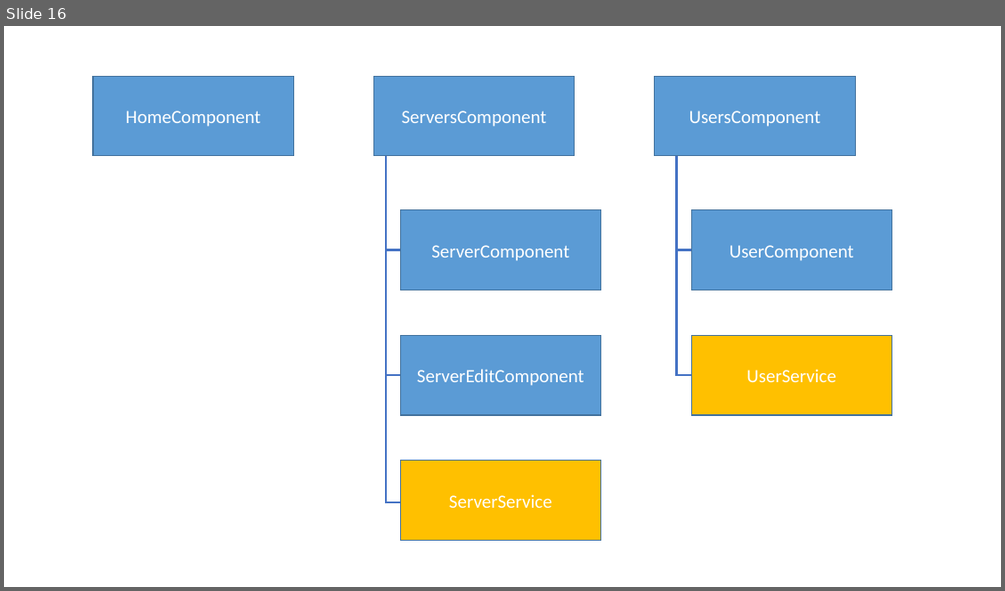
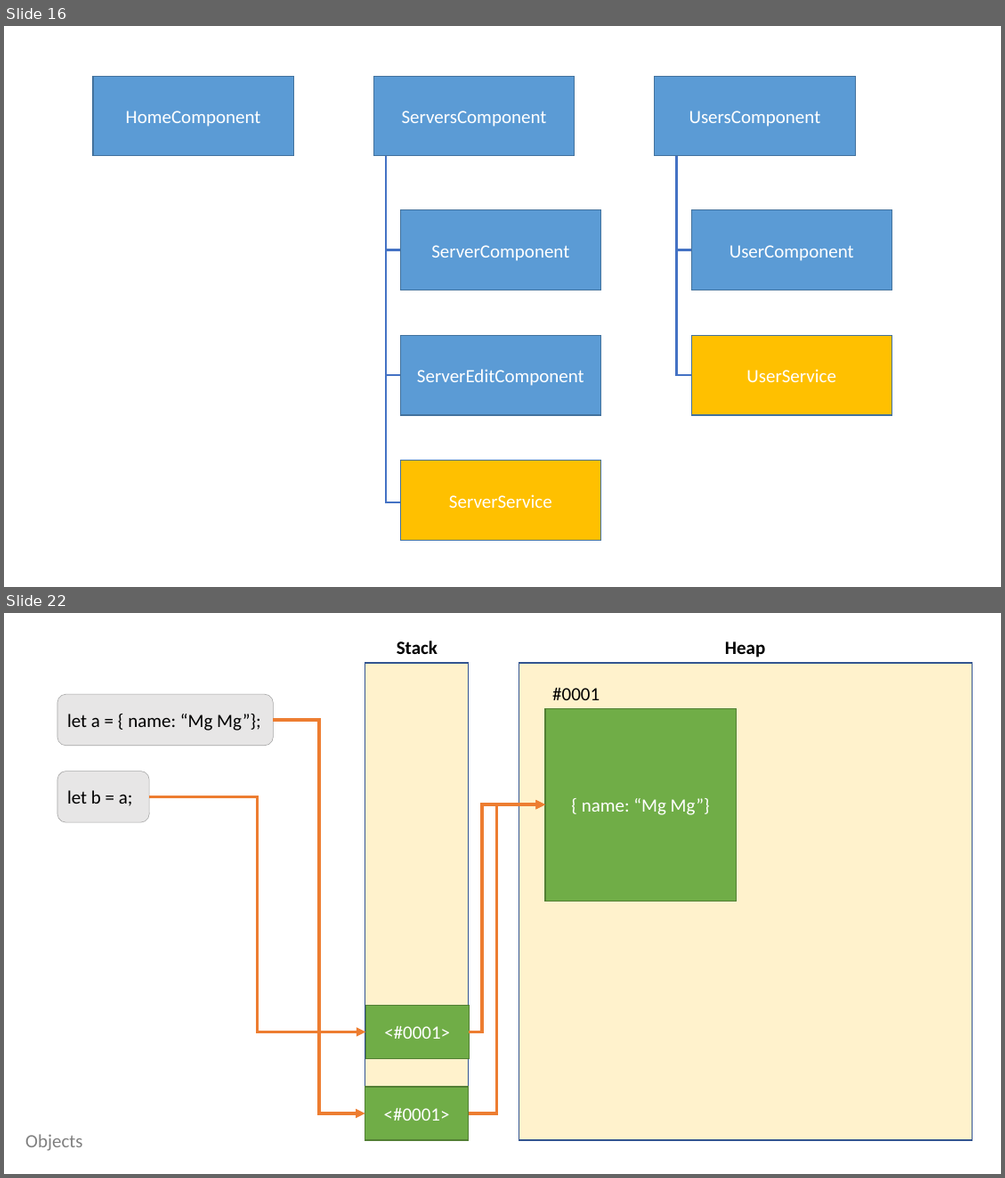
Before and after one commit to yeminko/angular-training, a slide deck: Resources/Notes.pptx. Shown one above the other, each under a label of ours: slide 16 before the commit, slides 16 and 22 after it; the slides between them are not shown. The pictures are 1005x591 and 1005x1178 pixels, drawn with LibreOffice and Linux fonts; fonts in the diff are those of the drawing. Boxes give left, top, right and bottom in pixels: in the first picture for what was removed or moved away, otherwise in the second. Text is boxed around its words. In the diff, an @@ line names an element or a change of style, - is before the commit and + after.

```diff
--- a/Resources/Notes.pptx
+++ b/Resources/Notes.pptx
@@ slide 22 added at (4, 613, 1001, 1174), background #FFFFFF @@
@@ rectangle added at (365, 663, 469, 1140), fill #FFF2CC, outline #325491 1 pt @@
@@ text added at (396, 641, 437, 654), 18 pt, text #000000, bold @@
+Stack
@@ rectangle added at (519, 663, 972, 1140), fill #FFF2CC, outline #325491 1 pt @@
@@ text added at (725, 641, 765, 657), 18 pt, text #000000, bold @@
+Heap
@@ text added at (552, 688, 599, 700), 18 pt, text #000000 @@
+#0001
@@ rounded rectangle added at (57, 695, 273, 747), fill #E7E6E6, outline #A6A6A6 0.5 pt, 18 pt, text #000000 @@
+let a = { name: “Mg Mg”};
@@ rectangle added at (545, 709, 736, 900), fill #70AD47, outline #538035 1 pt, 18 pt, text #FFFFFF @@
+{ name: “Mg Mg”}
@@ elbow arrow added from (273, 720) to (365, 1113), #ED7D31 3 pt @@
@@ rounded rectangle added at (57, 771, 149, 822), fill #E7E6E6, outline #A6A6A6 0.5 pt, 18 pt, text #000000 @@
+let b = a;
@@ elbow arrow added from (149, 797) to (366, 1032), #ED7D31 3 pt @@
@@ elbow arrow added from (469, 1113) to (545, 804), #ED7D31 3 pt @@
@@ elbow arrow added from (469, 1032) to (545, 804), #ED7D31 3 pt @@
@@ rectangle added at (366, 1005, 469, 1058), fill #70AD47, outline #538035 1 pt, 18 pt, text #FFFFFF @@
+<#0001>
@@ rectangle added at (365, 1086, 469, 1140), fill #70AD47, outline #538035 1 pt, 18 pt, text #FFFFFF @@
+<#0001>
@@ text added at (25, 1134, 82, 1151), 18 pt, text #808080 @@
+Objects
```
Also in this commit, not shown: 18 other slides added, 14 other files.
